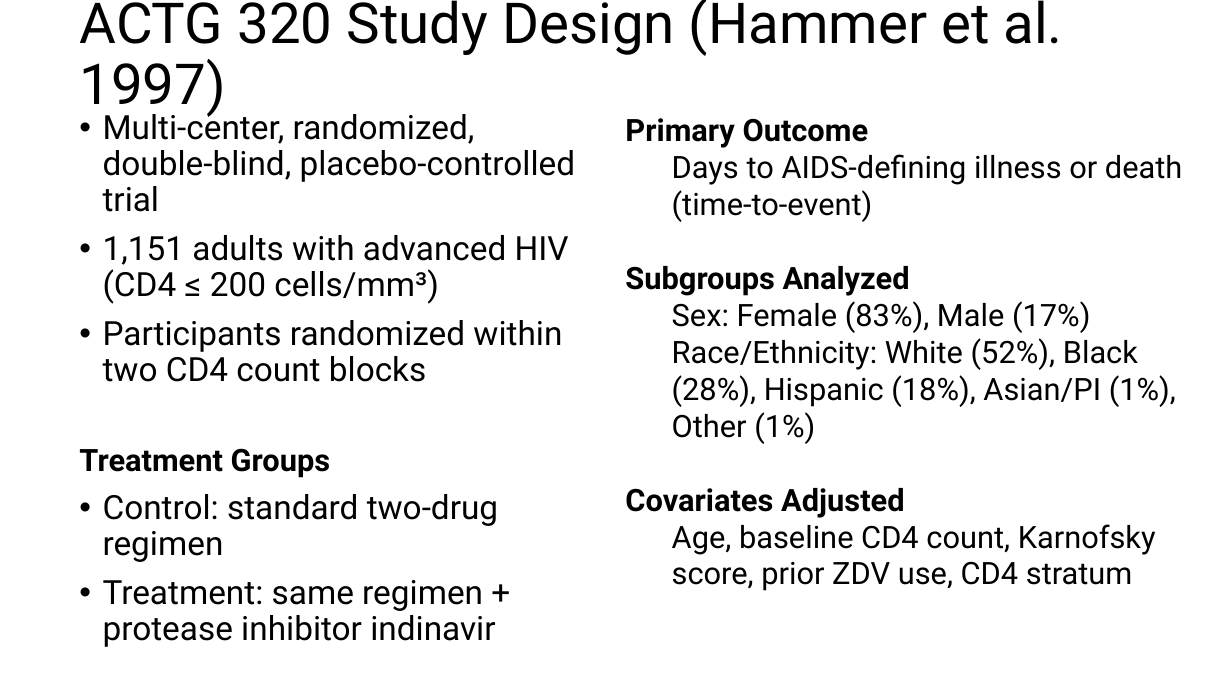
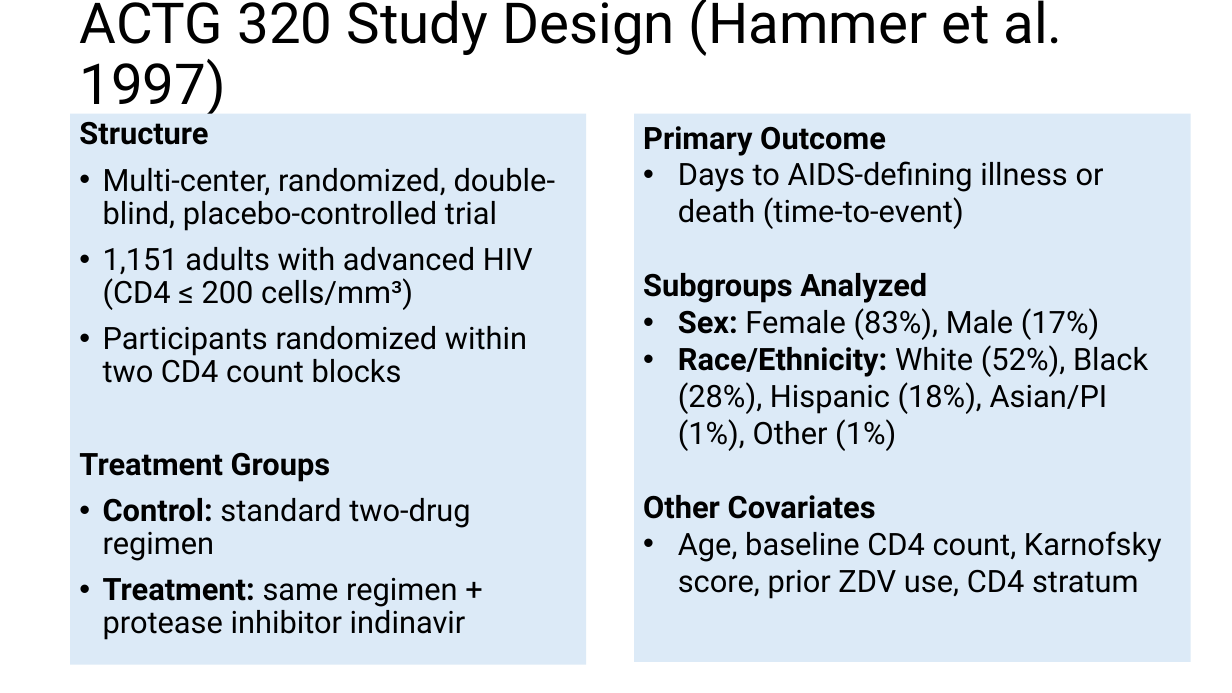
Before and after one commit to susanpeck/Math261BExperimentalDesignProject, a slide deck: slide 4 of Document_Files/Presentation_Slides_v2.pptx. Drawn at 1232x693 pixels with LibreOffice and Linux fonts; fonts in the diff are those of the drawing. Boxes give left, top, right and bottom in pixels: in the first picture for what was removed or moved away, otherwise in the second. Text is boxed around its words. In the diff, an @@ line names an element or a change of style, - is before the commit and + after.

```diff
--- a/Document_Files/Presentation_Slides_v2.pptx
+++ b/Document_Files/Presentation_Slides_v2.pptx
@@ text "Structure": place and size @@
-text "Structure" at [79,109,576,647]
+text "Structure" at [70,114,586,665]
@@ text "Structure" at [70,114,586,665]: fill none to #DCEAF7 @@
@@ rectangle "Primary Outcome" at [634,114,1190,662]: fill none to #DCEAF7 @@
@@ rectangle "Primary Outcome": place and size @@
-rectangle "Primary Outcome" at [625,118,1182,591]
+rectangle "Primary Outcome" at [634,114,1190,662]
@@ text at [79,121,208,145]: paragraph added @@
+Structure
@@ text at [103,168,555,640]: size 26 to 24 pt; bold on in "Control:", "Treatment:" @@
@@ text in rectangle at [678,161,1162,599]: bold on in "Sex:", "Race/Ethnicity:"; bullet none to • @@
@@ text in rectangle at [643,495,876,519]: text changed @@
-Covariates Adjusted
+Other Covariates
```
Also in this commit, not shown: 8 other slides changed, 1 slide removed.
